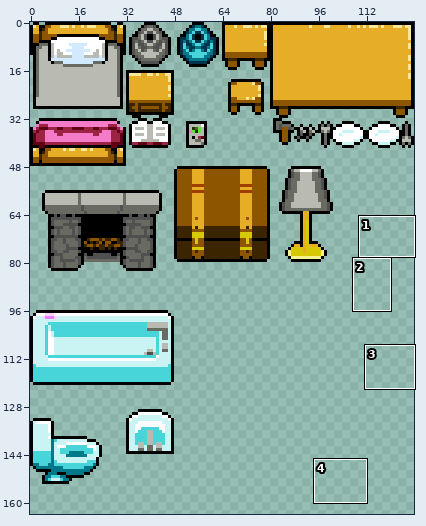
One commit to this sprite sheet: assets/images/interiorDecorations.png. The first picture is a wide view before the edit; the outline marks the close-up.
Close-up. Earlier state:
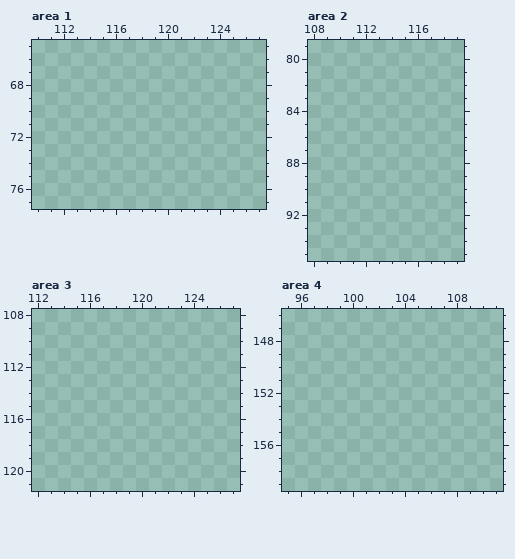
The file is 128x208 pixels. Colours within 5 levels of each other are drawn and written as one. Shown: area 1: x 110..127, y 65..77; area 2: x 108..119, y 79..95; area 3: x 112..127, y 108..121; area 4: x 95..111, y 146..159. The wide view leaves out empty margins. The commit also changed other parts of the picture, which this record leaves out.
Palette (. is transparent): 
New version:
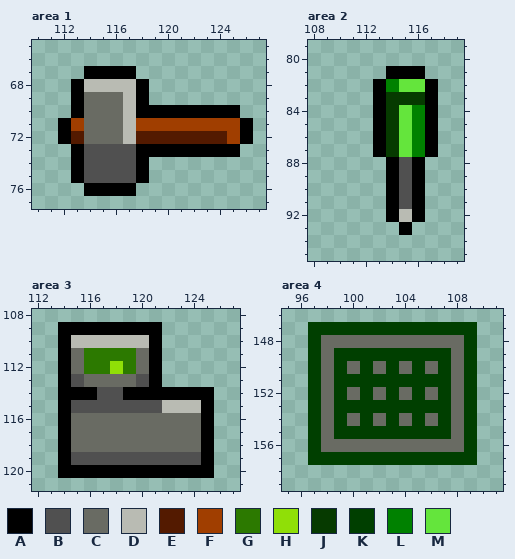
Colours new in this view: A #000000  B #505050  C #696b63  D #b9bbb3  E #531a00  F #a03e00  G #2c7900  H #90df07  J #063a00  K #003f00  L #008100  M #64e53c
Change:
Area 1:
y 67: x 114..117 .... -> AAAA
y 68: x 113..118 ...... -> ADDDDA
y 69: x 113..118 ...... -> ACCCDA
y 70: x 113..125 ............. -> ACCCDAAAAAAAA
y 71: x 112..126 ............... -> AFCCCDFFFFFFFFA
y 72: x 112..126 ............... -> AECCCDEEEEEEEFA
y 73: x 113..125 ............. -> ABBBBAAAAAAAA
y 74..75: x 113..118 ...... -> ABBBBA
y 76: x 114..117 .... -> AAAA
Area 2:
y 81: x 114..116 ... -> AAA
y 82: x 113..117 ..... -> ALMMA
y 83: x 113..117 ..... -> AJJJA
y 84..87: x 113..117 ..... -> AJMLA
y 88..91: x 114..116 ... -> ABA
y 92: x 114..116 ... -> ADA
y 93: x 115 . -> A
Area 3:
y 109: x 114..121 ........ -> AAAAAAAA
y 110: x 114..121 ........ -> ADDDDDDA
y 111: x 114..121 ........ -> ACGGGGCA
y 112: x 114..121 ........ -> ACGGHGCA
y 113: x 114..121 ........ -> ABCCCCBA
y 114: x 114..125 ............ -> AAABBAAAAAAA
y 115: x 114..125 ............ -> ABBBBBBBDDDA
y 116..118: x 114..125 ............ -> ACCCCCCCCCCA
y 119: x 114..125 ............ -> ABBBBBBBBBBA
y 120: x 114..125 ............ -> AAAAAAAAAAAA
Area 4:
y 147: x 97..109 ............. -> KKKKKKKKKKKKK
y 148: x 97..109 ............. -> KCCCCCCCCCCCK
y 149: x 97..109 ............. -> KCKKKKKKKKKCK
y 150: x 97..109 ............. -> KCKCKCKCKCKCK
y 151: x 97..109 ............. -> KCKKKKKKKKKCK
y 152: x 97..109 ............. -> KCKCKCKCKCKCK
y 153: x 97..109 ............. -> KCKKKKKKKKKCK
y 154: x 97..109 ............. -> KCKCKCKCKCKCK
y 155: x 97..109 ............. -> KCKKKKKKKKKCK
y 156: x 97..109 ............. -> KCCCCCCCCCCCK
y 157: x 97..109 ............. -> KKKKKKKKKKKKK
Boxes around the changes in both close-ups, in picture pixels (x1, y1, x2, y2):
added: (58, 66, 253, 196)
added: (373, 66, 438, 235)
added: (58, 322, 214, 478)
added: (308, 322, 477, 465)
